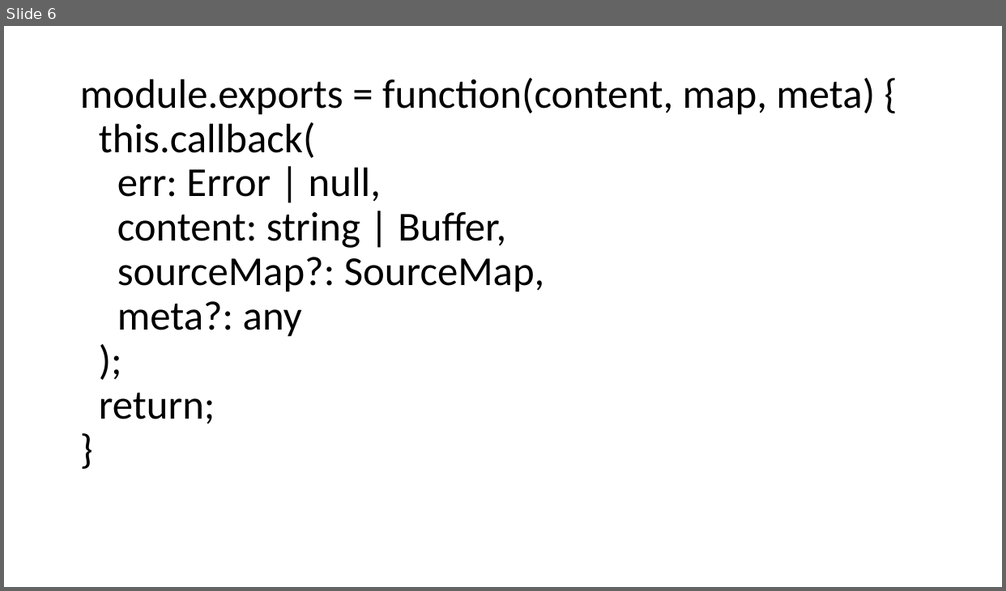
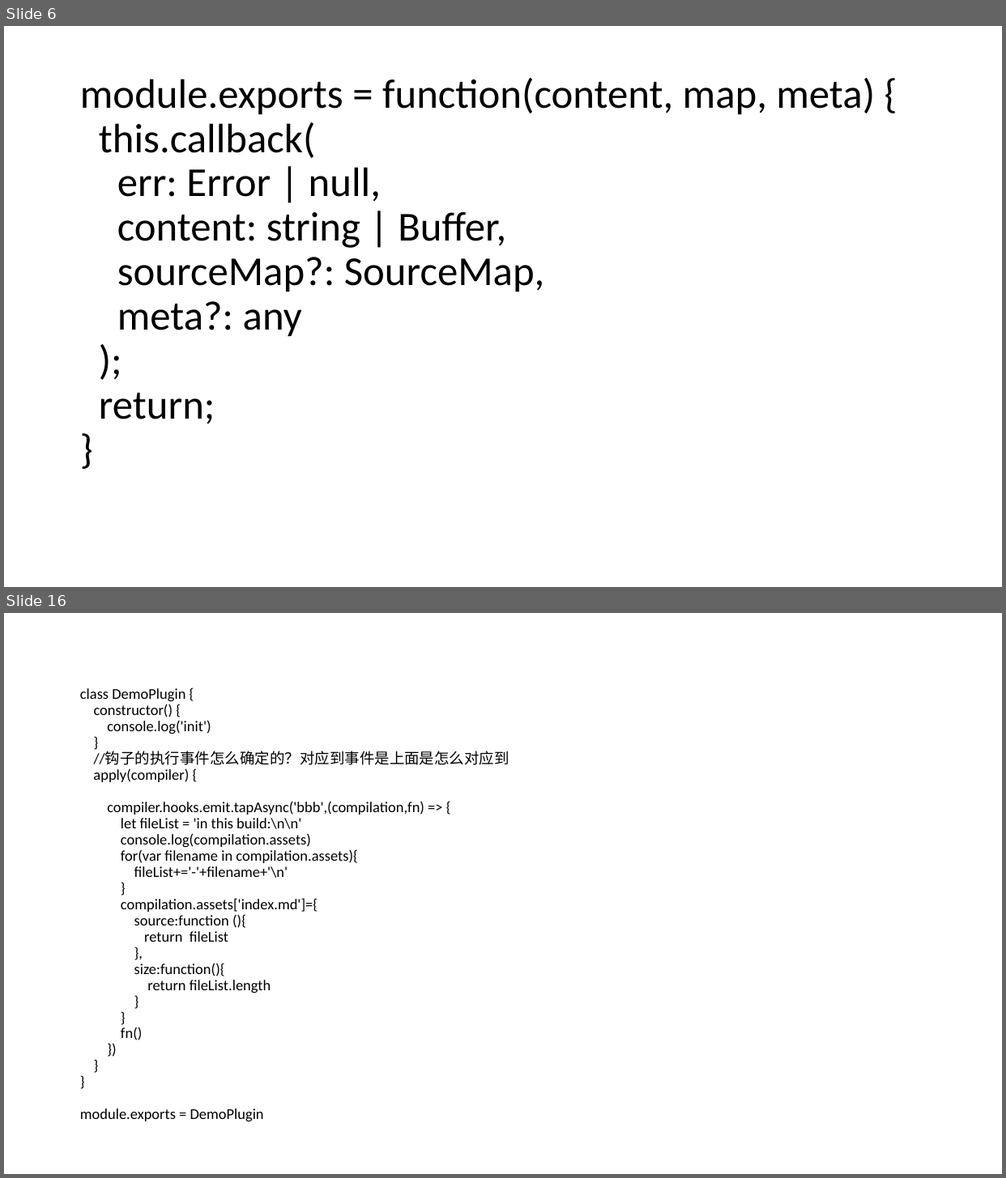
Before and after one commit to tfish-oh/webpack-share, a slide deck: webpack进阶.pptx. Shown one above the other, each under a label of ours: slide 6 before the commit, slides 6 and 16 after it; the slides between them are not shown. The pictures are 1006x591 and 1006x1178 pixels, drawn with LibreOffice and Linux fonts; fonts in the diff are those of the drawing. Boxes give left, top, right and bottom in pixels: in the first picture for what was removed or moved away, otherwise in the second. Text is boxed around its words. In the diff, an @@ line names an element or a change of style, - is before the commit and + after.

```diff
--- a/webpack进阶.pptx
+++ b/webpack进阶.pptx
@@ slide 16 added at box(4, 613, 1002, 1174), background #FFFFFF @@
@@ title added at box(80, 688, 509, 1122), 14.4 pt, text #000000 @@
+class DemoPlugin {
+constructor() {
+console.log('init')
+}
+//钩子的执行事件怎么确定的？对应到事件是上面是怎么对应到
+apply(compiler) {
+compiler.hooks.emit.tapAsync('bbb',(compilation,fn) => {
+let fileList = 'in this build:\n\n'
+console.log(compilation.assets)
+for(var filename in compilation.assets){
+fileList+='-'+filename+'\n'
+}
+compilation.assets['index.md']={
+source:function (){
+return fileList
+},
+size:function(){
+return fileList.length
+}
+}
+fn()
+})
+}
+}
+module.exports = DemoPlugin
```
Also in this commit, not shown: 2 slides changed, 9 other slides added, 1 slide removed, 11 other files.
